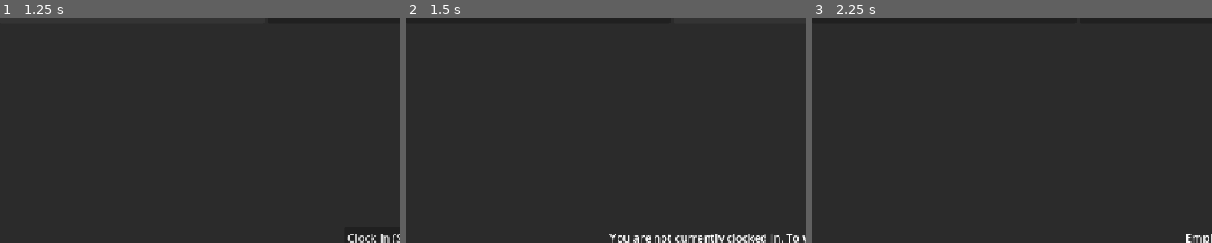
Above: before the commit, frames 1-3 (left to right).
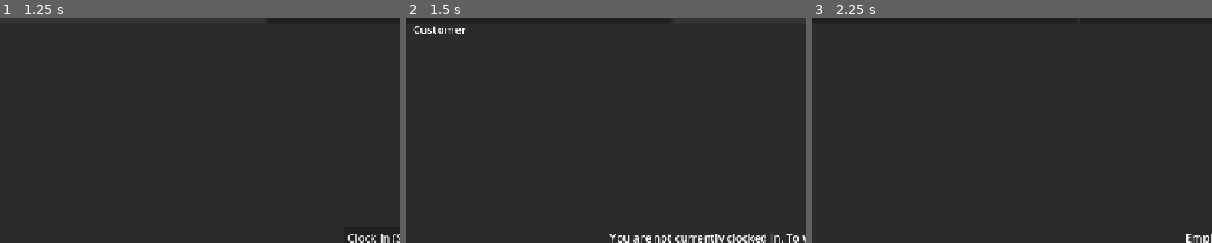
Above: after the commit, the same moments.

Repository: TotsllyRandom/employ-os
Game: Godot game, scene res://scenes/apps/quickloans.tscn
Two runs of this game, one before a commit and one after it. Both use one fixed random seed, a clock stepped at 60 frames per second and the inputs below. This scene is started directly instead of the project's main scene.
Inputs:
- Up to frame 1 (1.25 s): click "Home" at 0.5 s
- Up to frame 2 (1.5 s): click "Customer" at 1.25 s
- Up to frame 3 (2.25 s): click "Employee" at 2 s
The pictures show only the part of the screen within x 0-50%, y 3-53%; the shares and areas given below are measured in that part.

Frame 1 is identical in both runs. In frame 2, 0.2% of the frame differs, in the area x 1-15%, y 3-8%; in frame 3, nothing differs.

Commit message:
More friction

Diff:
--- a/scenes/apps/contacts.gd
+++ b/scenes/apps/contacts.gd
@@ -28,17 +28,12 @@
 
 	$Usable/VBoxContainer.visible = true
 
+
 	$Usable/VBoxContainer/Name.text = Customers.customer.get("name")
 	$Usable/VBoxContainer/Job.text = "Job: " + Customers.customer.get("job")
 	$Usable/VBoxContainer/Age.text = "Age: " + str(Customers.customer.get("age"))
 	$Usable/VBoxContainer/Credit.text = "Credit Score: " + str(Customers.customer.get("credit score"))
-	$Usable/VBoxContainer/Income.text = "Income: $" + str(Customers.customer.get("income"))
-	$Usable/VBoxContainer/Debt.text = "Debt: $" + str(Customers.customer.get("debt"))
 	$Usable/VBoxContainer/Employment.text = "Employment: " + str(Customers.customer.get("employment years")) + " years"
-	$Usable/VBoxContainer/Loan.text = "Loan Amount: $" + str(Customers.customer.get("loan amount"))
-	$Usable/VBoxContainer/DTI.text = "Debt-to-Income: " + str(Customers.customer.get("dti")) + "%"
-	$Usable/VBoxContainer/PaymentHistory.text = "Payment History: " + Customers.customer.get("payment history")
-
 
 func _on_line_edit_text_submitted(new_text: String) -> void:
 	Customers.delete_customer()
--- a/scenes/apps/contacts.tscn
+++ b/scenes/apps/contacts.tscn
@@ -39,22 +39,7 @@
 [node name="Credit" type="Label" parent="Usable/VBoxContainer" unique_id=1696022666]
 layout_mode = 2
 
-[node name="Income" type="Label" parent="Usable/VBoxContainer" unique_id=1125795591]
-layout_mode = 2
-
-[node name="Debt" type="Label" parent="Usable/VBoxContainer" unique_id=2082870105]
-layout_mode = 2
-
 [node name="Employment" type="Label" parent="Usable/VBoxContainer" unique_id=1675111640]
-layout_mode = 2
-
-[node name="Loan" type="Label" parent="Usable/VBoxContainer" unique_id=708430405]
-layout_mode = 2
-
-[node name="DTI" type="Label" parent="Usable/VBoxContainer" unique_id=369625052]
-layout_mode = 2
-
-[node name="PaymentHistory" type="Label" parent="Usable/VBoxContainer" unique_id=1180587160]
 layout_mode = 2
 
 [node name="Label" type="Label" parent="Usable" unique_id=1566383078]
--- a/scenes/apps/quickloans.gd
+++ b/scenes/apps/quickloans.gd
@@ -288,6 +288,8 @@
 ## ruleset made when player starts shift
 var rules = []
 
+var data_found: bool = false
+
 
 @export var screen: String = "Home":
 	set(new):
@@ -344,16 +346,22 @@
 	if screen == "Customer":
 		if is_in_shift:
 			$"Main/Usable Area/Customer/Name".visible = true
-			$"Main/Usable Area/Customer/Name".text = check_cust.get("name")
-			var items = ["Approve","Deny"]
-			$"Main/Usable Area/Customer/Loan Amount".visible = true
-			$"Main/Usable Area/Customer/Loan Amount".text = items[randi() % 2]
-			$"Main/Usable Area/Customer/Panel".visible = true
-			$"Main/Usable Area/Customer/Warn".visible = false
+			$"Main/Usable Area/Customer/Name".text = "Applicant: "+check_cust.get("name")
+
+			if data_found:
+				$"Main/Usable Area/Customer/VBoxContainer".visible = true
+				$"Main/Usable Area/Customer/VBoxContainer/Loan Amount".text = "Loan Amount: $"+str(check_cust["loan amount"])
+				$"Main/Usable Area/Customer/VBoxContainer/Debt".text = "Debt: $"+str(check_cust["debt"])
+				$"Main/Usable Area/Customer/VBoxContainer/Income".text = "Income: $"+str(check_cust["income"])+"/year"
+				$"Main/Usable Area/Customer/VBoxContainer/DTI".text = "DTI: "+str(check_cust["dti"])+"%"
+				$"Main/Usable Area/Customer/VBoxContainer/History".text = "History: "+str(check_cust["payment history"])
+				$"Main/Usable Area/Customer/Panel".visible = true
+				$"Main/Usable Area/Customer/Warn".visible = false
+			else:
+				pass
 		else:
-			$"Main/Usable Area/Customer/Name".visible = false
 			$"Main/Usable Area/Customer/Warn".visible = true
-			$"Main/Usable Area/Customer/Loan Amount".visible = false
+			$"Main/Usable Area/Customer/VBoxContainer".visible = false
 			$"Main/Usable Area/Customer/Panel".visible = false
 
 	if screen == "Home":
--- a/scenes/apps/quickloans.tscn
+++ b/scenes/apps/quickloans.tscn
@@ -24,10 +24,15 @@
 anchors_preset = 15
 anchor_right = 1.0
 anchor_bottom = 1.0
+offset_left = 10.0
+offset_top = 10.0
+offset_right = -10.0
+offset_bottom = -10.0
 grow_horizontal = 2
 grow_vertical = 2
 
 [node name="Home" type="Control" parent="Main/Usable Area" unique_id=499301815]
+visible = false
 layout_mode = 1
 anchors_preset = 15
 anchor_right = 1.0
@@ -91,6 +96,21 @@
 text = "Clock In (Start Shift)"
 
 [node name="Customer" type="Control" parent="Main/Usable Area" unique_id=391591908]
+layout_mode = 1
+anchors_preset = 15
+anchor_right = 1.0
+anchor_bottom = 1.0
+grow_horizontal = 2
+grow_vertical = 2
+
+[node name="Name" type="Label" parent="Main/Usable Area/Customer" unique_id=379508376]
+layout_mode = 0
+offset_right = 1152.0
+offset_bottom = 23.0
+text = "Customer"
+vertical_alignment = 1
+
+[node name="VBoxContainer" type="VBoxContainer" parent="Main/Usable Area/Customer" unique_id=286561121]
 visible = false
 layout_mode = 1
 anchors_preset = 15
@@ -99,21 +119,28 @@
 grow_horizontal = 2
 grow_vertical = 2
 
-[node name="Name" type="Label" parent="Main/Usable Area/Customer" unique_id=379508376]
-layout_mode = 1
-offset_left = 5.0
-offset_top = 10.0
-offset_right = 81.0
-offset_bottom = 33.0
-text = "Customer"
-vertical_alignment = 1
-
-[node name="Loan Amount" type="Label" parent="Main/Usable Area/Customer" unique_id=892242409]
-layout_mode = 1
-offset_left = 5.0
-offset_top = 40.0
-offset_right = 81.0
-offset_bottom = 63.0
+[node name="Loan Amount" type="Label" parent="Main/Usable Area/Customer/VBoxContainer" unique_id=892242409]
+layout_mode = 2
+text = "Customer"
+vertical_alignment = 1
+
+[node name="Debt" type="Label" parent="Main/Usable Area/Customer/VBoxContainer" unique_id=1978819360]
+layout_mode = 2
+text = "Customer"
+vertical_alignment = 1
+
+[node name="Income" type="Label" parent="Main/Usable Area/Customer/VBoxContainer" unique_id=463415398]
+layout_mode = 2
+text = "Customer"
+vertical_alignment = 1
+
+[node name="DTI" type="Label" parent="Main/Usable Area/Customer/VBoxContainer" unique_id=753893638]
+layout_mode = 2
+text = "Customer"
+vertical_alignment = 1
+
+[node name="History" type="Label" parent="Main/Usable Area/Customer/VBoxContainer" unique_id=1607107624]
+layout_mode = 2
 text = "Customer"
 vertical_alignment = 1
 
--- a/scripts/Globals/applications.gd
+++ b/scripts/Globals/applications.gd
@@ -8,7 +8,7 @@
 		"name" = "Quickloans",
 	},
 	"settings":{
-		"min_size" = Vector2i(200,300),
+		"min_size" = Vector2i(300,300),
 		"name" = "Settings",
 	},
 	"contacts":{
